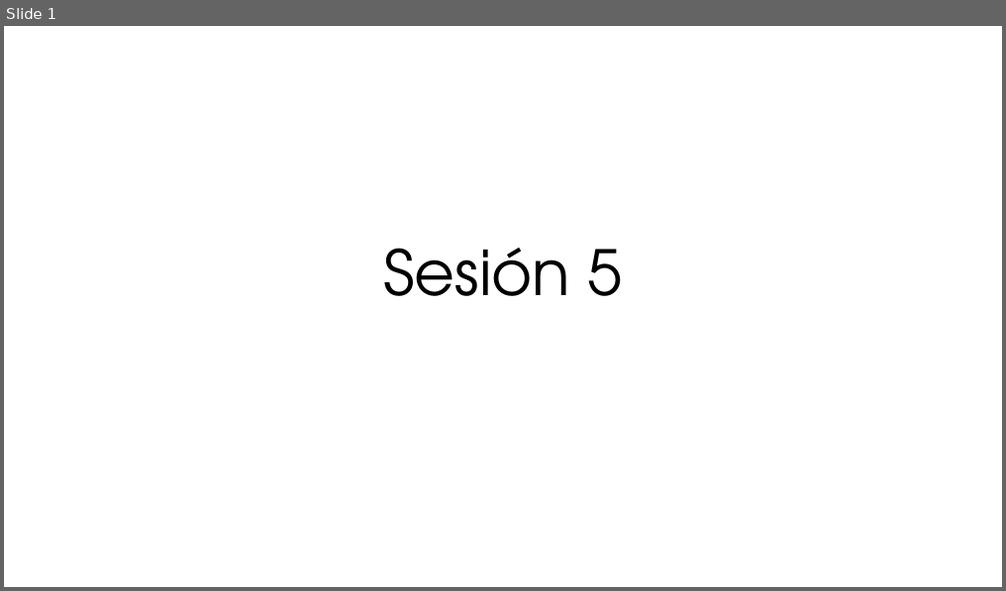
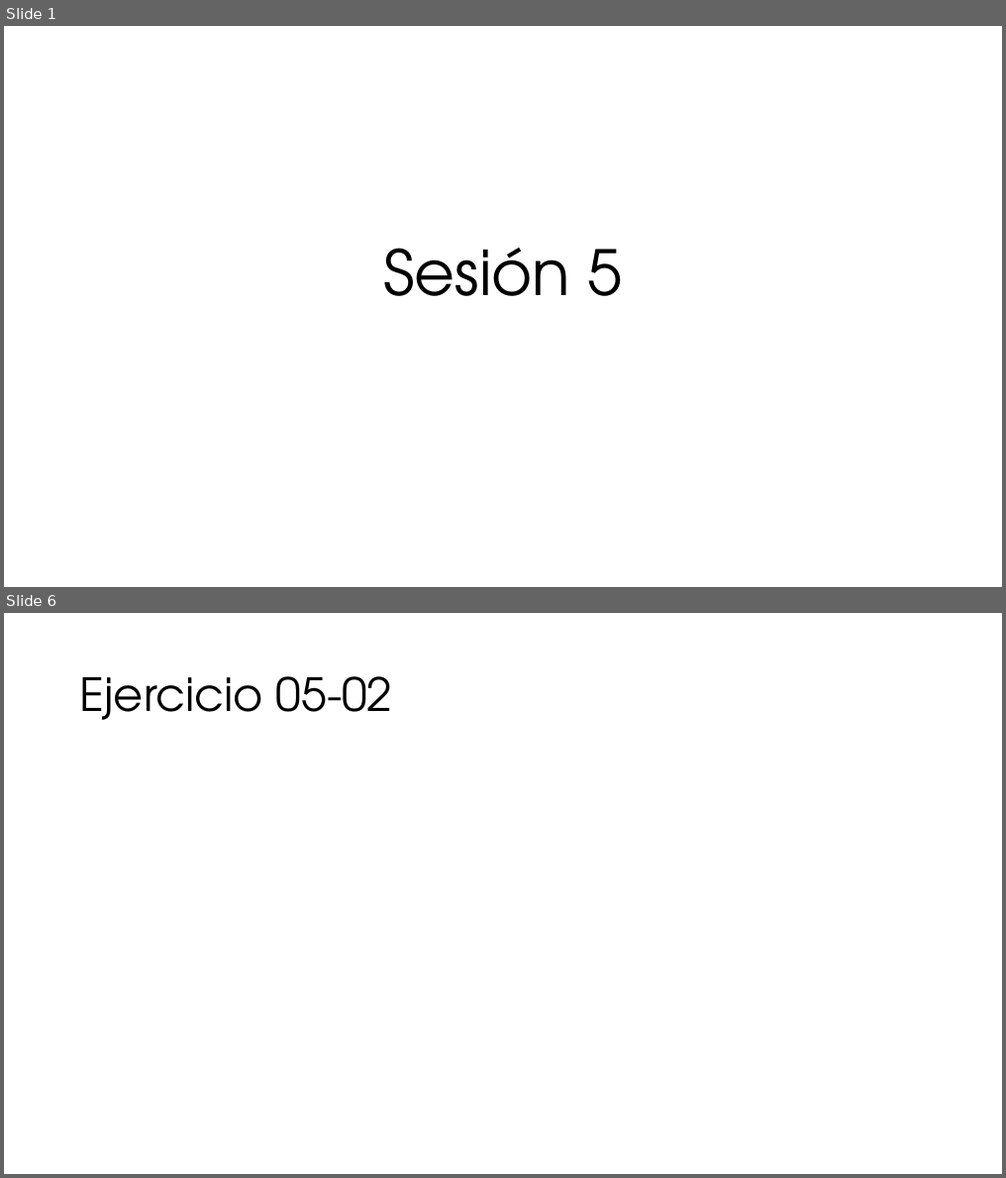
Before and after one commit to ccaballeroh/IntroPython, a slide deck: slides/Programación con Python05.pptx. Shown one above the other, each under a label of ours: slide 1 before the commit, slides 1 and 6 after it; the slides between them are not shown. The pictures are 1006x591 and 1006x1178 pixels, drawn with LibreOffice and Linux fonts; fonts in the diff are those of the drawing. Boxes give left, top, right and bottom in pixels: in the first picture for what was removed or moved away, otherwise in the second. Text is boxed around its words. In the diff, an @@ line names an element or a change of style, - is before the commit and + after.

```diff
--- a/slides/Programación con Python05.pptx
+++ b/slides/Programación con Python05.pptx
@@ slide 6 added at [4,613,1002,1174], background #FFFFFF @@
@@ title added at [80,676,393,720], 44 pt, text #000000 @@
+Ejercicio 05-02
```
Also in this commit, not shown: 1 slide changed, 11 other slides added, 1 slide removed.
